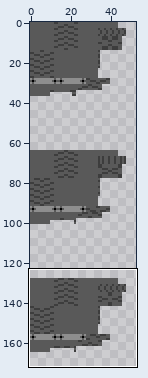
Pixel-art file: assets/conveyor_mk1_animation.ase. Above, an overview of the earlier version with the close-up marked.
Close-up. The starting point:
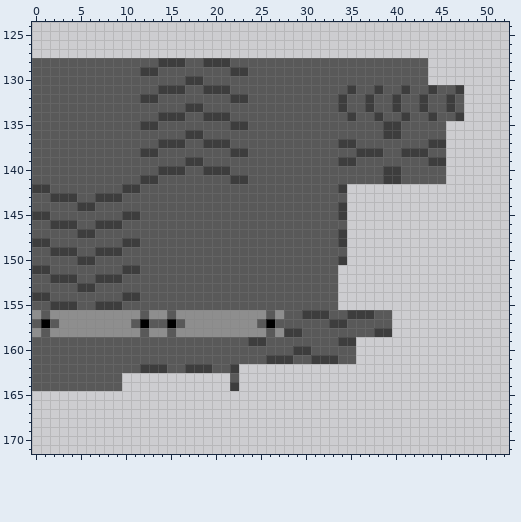
64x192 pixels, 1 frame. Colours within 5 levels of each other are drawn and written as one. Shown: x 0..52, y 124..171. The wide view leaves out empty margins. The commit also changed other parts of the picture, which this record leaves out.
After the commit:
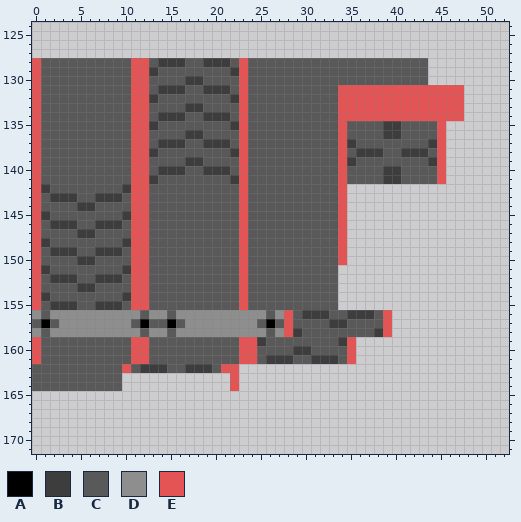
Palette (. is transparent): A #000000  B #3d3d3d  C #595959  D #8e8e8e  E #e45454
The exact change:
Changed rows in their new state; - is an unchanged pixel.
first column x 0:
128 E----------EE----------E------------------------
129 E----------EE----------E------------------------
130 E----------EE----------E------------------------
131 E----------EE----------E----------EEEEEEEEEEEEEE
132 E----------EE----------E----------EEEEEEEEEEEEEE
133 E----------EE----------E----------EEEEEEEEEEEEEE
134 E----------EE----------E----------EEEEEEEEEEEEEE
135 E----------EE----------E----------E----------E--
136 E----------EE----------E----------E----------E--
137 E----------EE----------E----------E----------E--
138 E----------EE----------E----------E----------E--
139 E----------EE----------E----------E----------E--
140 E----------EE----------E----------E----------E--
141 E----------EE----------E----------E----------E--
142 E----------EE----------E----------E-------------
143 E----------EE----------E----------E-------------
144 E----------EE----------E----------E-------------
145 E----------EE----------E----------E-------------
146 E----------EE----------E----------E-------------
147 E----------EE----------E----------E-------------
148 E----------EE----------E----------E-------------
149 E----------EE----------E----------E-------------
150 E----------EE----------E----------E-------------
151 E----------EE----------E------------------------
152 E----------EE----------E------------------------
153 E----------EE----------E------------------------
154 E----------EE----------E------------------------
155 E----------EE----------E------------------------
156 ----------------------------E----------E--------
157 ----------------------------E----------E--------
158 ----------------------------E----------E--------
159 E----------EE----------EE----------E------------
160 E----------EE----------EE----------E------------
161 E----------EE----------EE----------E------------
162 ----------E----------EE-------------------------
163 ----------------------E-------------------------
164 ----------------------E-------------------------
